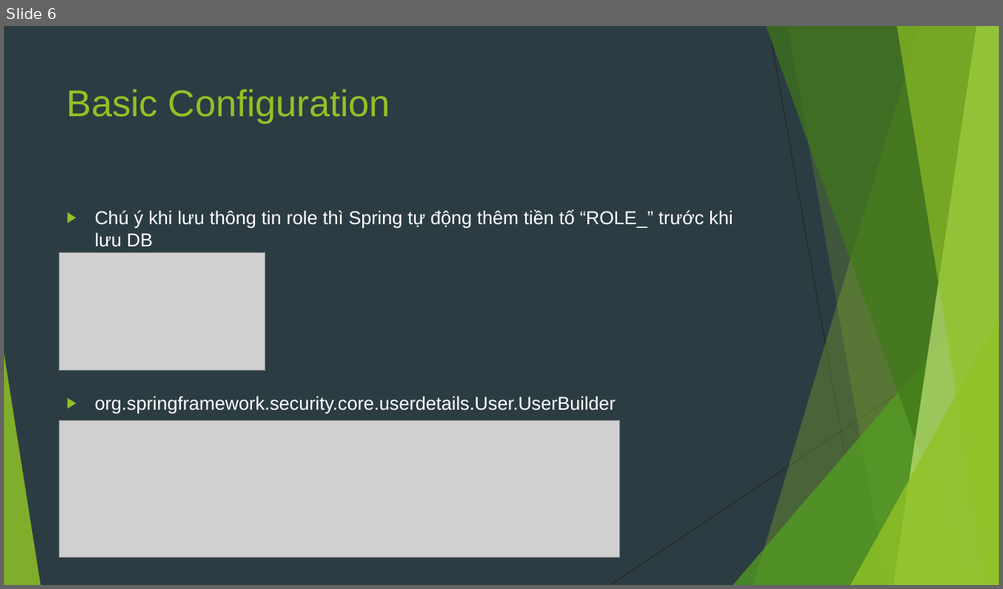
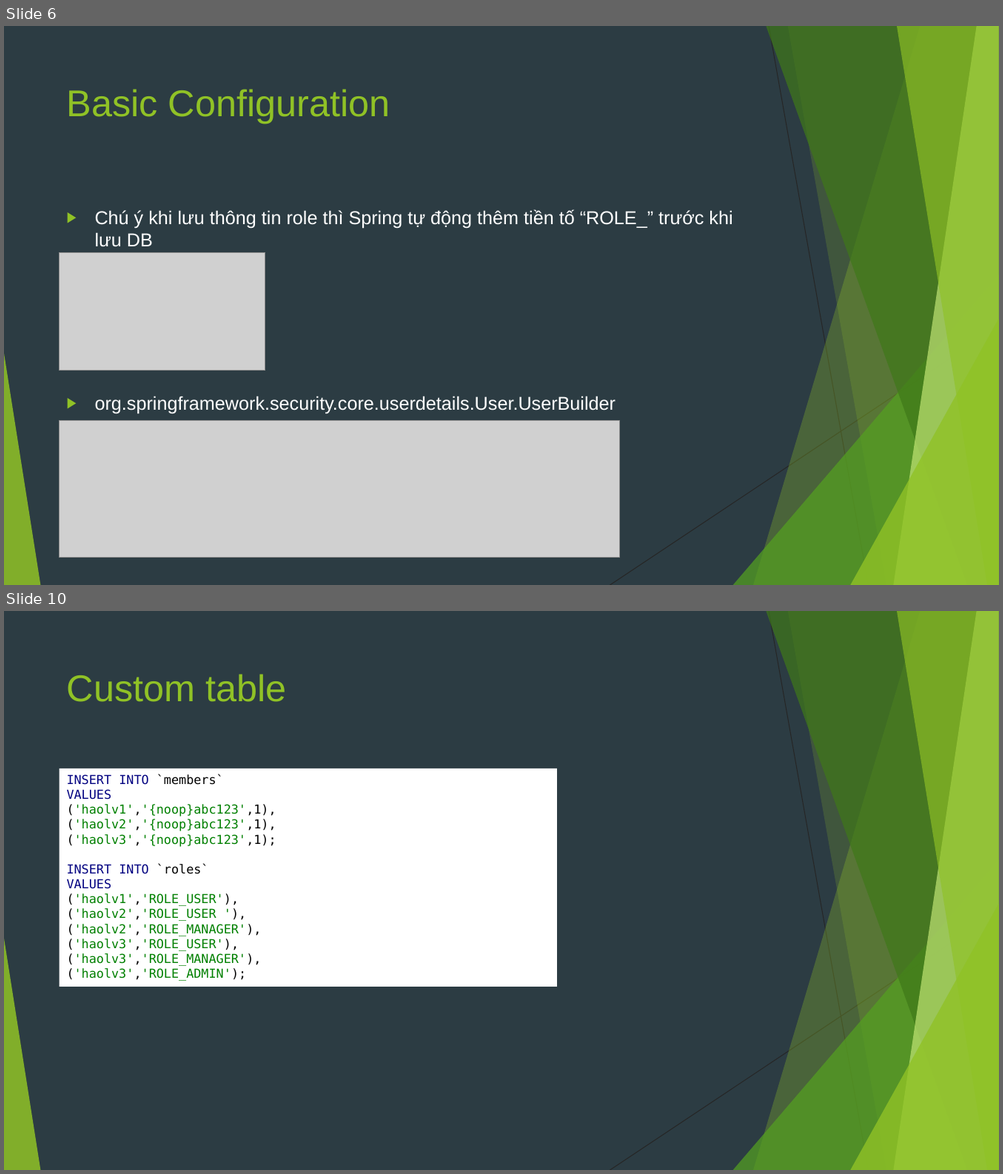
Before and after one commit to sobbingwind/SpringBoot, a slide deck: 10.Spring Security JDBC.pptx. Shown one above the other, each under a label of ours: slide 6 before the commit, slides 6 and 10 after it; the slides between them are not shown. The pictures are 1003x589 and 1003x1174 pixels, drawn with LibreOffice and Linux fonts; fonts in the diff are those of the drawing; grey boxes stand for pictures. Boxes give left, top, right and bottom in pixels: in the first picture for what was removed or moved away, otherwise in the second. Text is boxed around its words. In the diff, an @@ line names an element or a change of style, - is before the commit and + after.

```diff
--- a/10.Spring Security JDBC.pptx
+++ b/10.Spring Security JDBC.pptx
@@ slide 10 added at (4,611,999,1170), background #2C3C43; not listed: 10 template elements that a slide beside it also shows @@
@@ title added at (67,674,286,702), 36 pt, text #90C226 @@
+Custom table
@@ rectangle added at (60,769,557,987), fill #FFFFFF, 12 pt, text #008000 @@
+INSERT INTO `members`
+VALUES
+('haolv1','{noop}abc123',1),
+('haolv2','{noop}abc123',1),
+('haolv3','{noop}abc123',1);
+INSERT INTO `roles`
+VALUES
+('haolv1','ROLE_USER'),
+('haolv2','ROLE_USER '),
+('haolv2','ROLE_MANAGER'),
+('haolv3','ROLE_USER'),
+('haolv3','ROLE_MANAGER'),
+('haolv3','ROLE_ADMIN');
```
Also in this commit, not shown: 2 slides changed, 8 other slides added, 1 slide removed, 1 other file.
